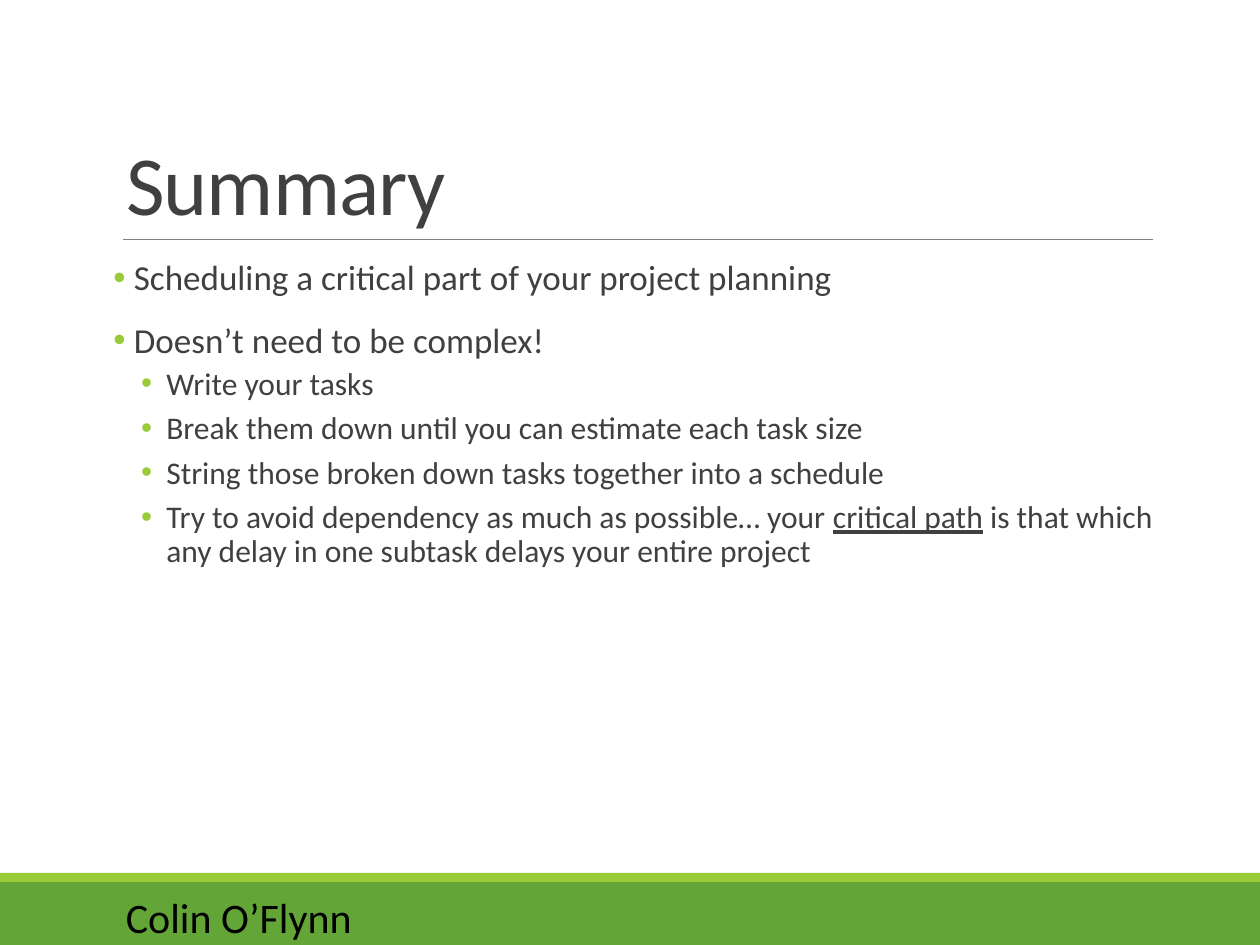
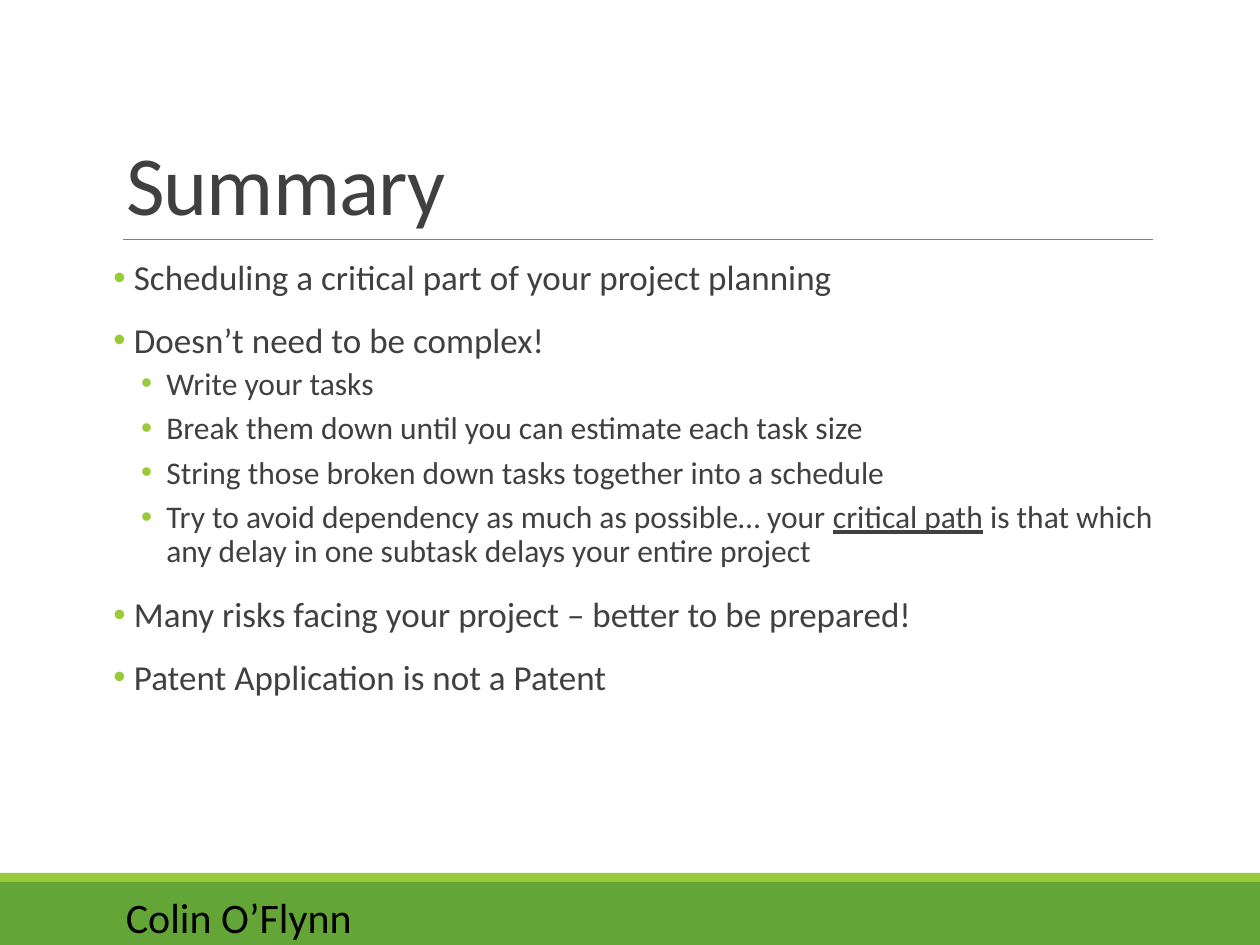
Before and after one commit to colinoflynn/eced3901, a slide deck: slide 41 of 2015/Lectures/ECED 3901 - 03 - Project Managment.pptx (slide 32 before the commit). Drawn at 1260x945 pixels with LibreOffice and Linux fonts; fonts in the diff are those of the drawing. Boxes give left, top, right and bottom in pixels: in the first picture for what was removed or moved away, otherwise in the second. Text is boxed around its words. In the diff, an @@ line names an element or a change of style, - is before the commit and + after.

```diff
--- a/2015/Lectures/ECED 3901 - 03 - Project Managment.pptx
+++ b/2015/Lectures/ECED 3901 - 03 - Project Managment.pptx
@@ text at (134,602,911,696): paragraphs added @@
+• Many risks facing your project – better to be prepared!
+• Patent Application is not a Patent
```
Also in this commit, not shown: 3 other slides changed, 9 slides added, 1 other file.
